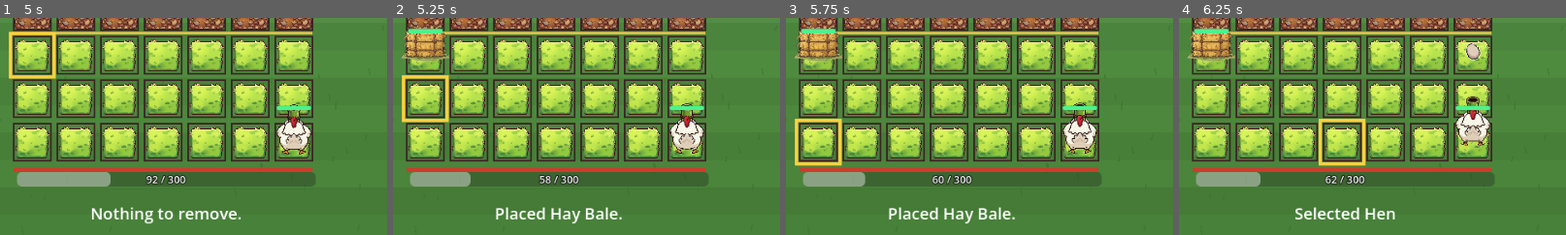
Above: before the commit, frames 1-4 (left to right).
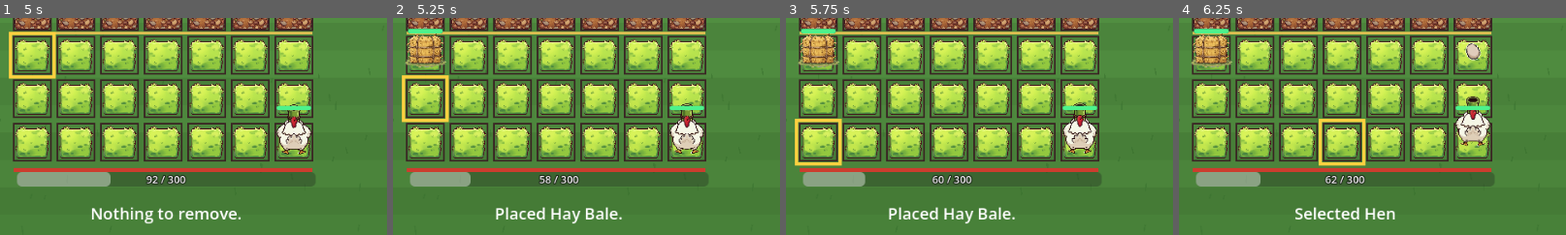
Above: after the commit, the same moments.

Repository: SummerEngine/template-2d-plants-and-zombies-tower-defense
Game: Godot game, scene res://main.tscn
The game is run twice, just before and just after one commit, with the same random seed, the same clock (stepped at 60 frames per second) and the same inputs.
Inputs (mouse positions are % of the whole screen's width and height, from its top left):
- Up to frame 1 (5 s): tap Enter at 0.5 s; move the mouse to (72, 45) at 0.52 s; hold Right (move_right) 0.53-1.28 s; tap Backspace (modifier) at 0.6, 4.35 s; click (72, 45) at 0.67 s; move the mouse to (30, 55) at 1.27 s; hold Down (move_down) 1.28-2.03 s; tap Space (primary) at 1.35 s; move the mouse to (60, 28) at 2.02 s; hold Right (move_right) 2.03-2.78 s; tap E (secondary) at 2.1 s; move the mouse to (45, 70) at 2.77 s; hold Up (move_up) 2.78-3.53 s; tap Tab at 2.85 s; click (45, 70) at 2.92 s; move the mouse to (80, 65) at 3.52 s; hold Left (move_left) from 3.53 s (still down); tap Shift at 3.6 s; move the mouse to (20, 35) at 4.27 s
- Up to frame 2 (5.25 s): move the mouse to (55, 50) at 5.02 s; release Left (move_left) at 5.03 s; hold Down (move_down) from 5.03 s (still down); tap Space (primary) at 5.1 s; click (55, 50) at 5.17 s
- Up to frame 3 (5.75 s): keep holding Down (move_down)
- Up to frame 4 (6.25 s): move the mouse to (35, 25) at 5.77 s; release Down (move_down) at 5.78 s; hold Right (move_right) from 5.78 s (still down); tap E (secondary) at 5.85 s
The pictures show only the part of the screen within x 29-78%, y 49-99%; the shares and areas given below are measured in that part.

Frame 1 is identical in both runs. In frame 2, 1.3% of the frame differs, in the area x 2-15%, y 3-23%; in frame 3, 1.3%; in frame 4, 1.3%.

Commit message:
Shrink the hay bale to fit the tile and sit lower
The hay was drawn 64px wide on a 56px grid tile, overflowing into
neighbours. Width -15% (64 -> 54) so it fits inside the cell, and moved
down ~8px (feet offset 8 -> 16, about 15% of a tile). Published as
2d-lane-defense@1.0.2.

Co-Authored-By: Claude Opus 4.8 <noreply@anthropic.com>

Diff:
--- a/scripts/defense/blocker_defender.gd
+++ b/scripts/defense/blocker_defender.gd
@@ -1,8 +1,8 @@
 extends "res://scripts/defense/defender_base.gd"
 
 const HAY_TEXTURE: Texture2D = preload("res://assets/art/hay_bale_defender.png")
-const HAY_DRAW_BASE_SIZE := Vector2(64.0, 47.0)
-const HAY_FEET_LOCAL_Y := 8.0
+const HAY_DRAW_BASE_SIZE := Vector2(54.0, 47.0)
+const HAY_FEET_LOCAL_Y := 16.0
 
 var _hit_time_left: float = 0.0
 
--- a/template.json
+++ b/template.json
@@ -1,6 +1,6 @@
 {
   "id": "2d-lane-defense",
-  "version": "1.0.1",
+  "version": "1.0.2",
   "name": "2D Lane Defense",
   "engineMinVersion": "0.5.43",
   "entryScene": "res://main.tscn",
